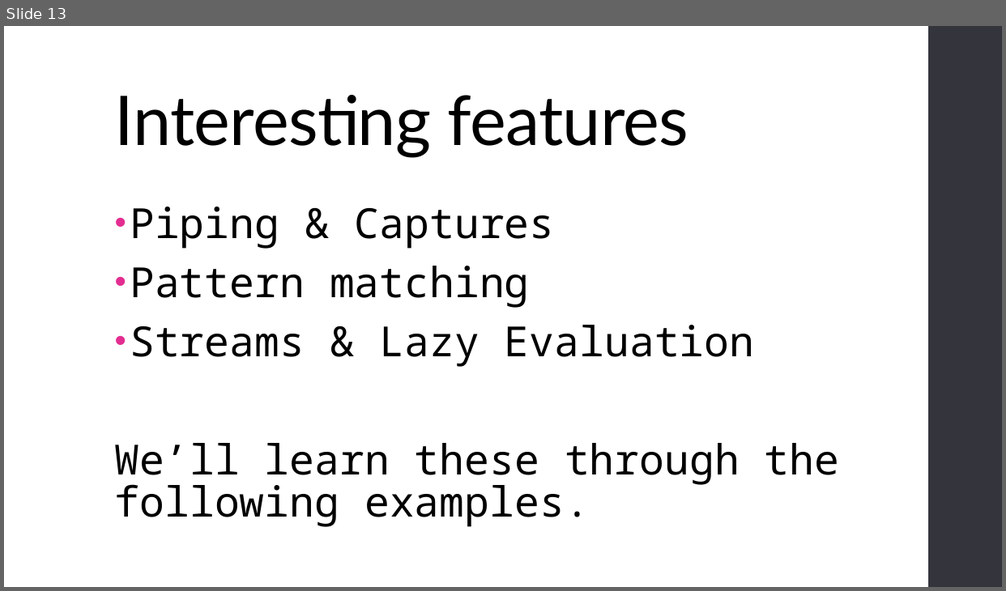
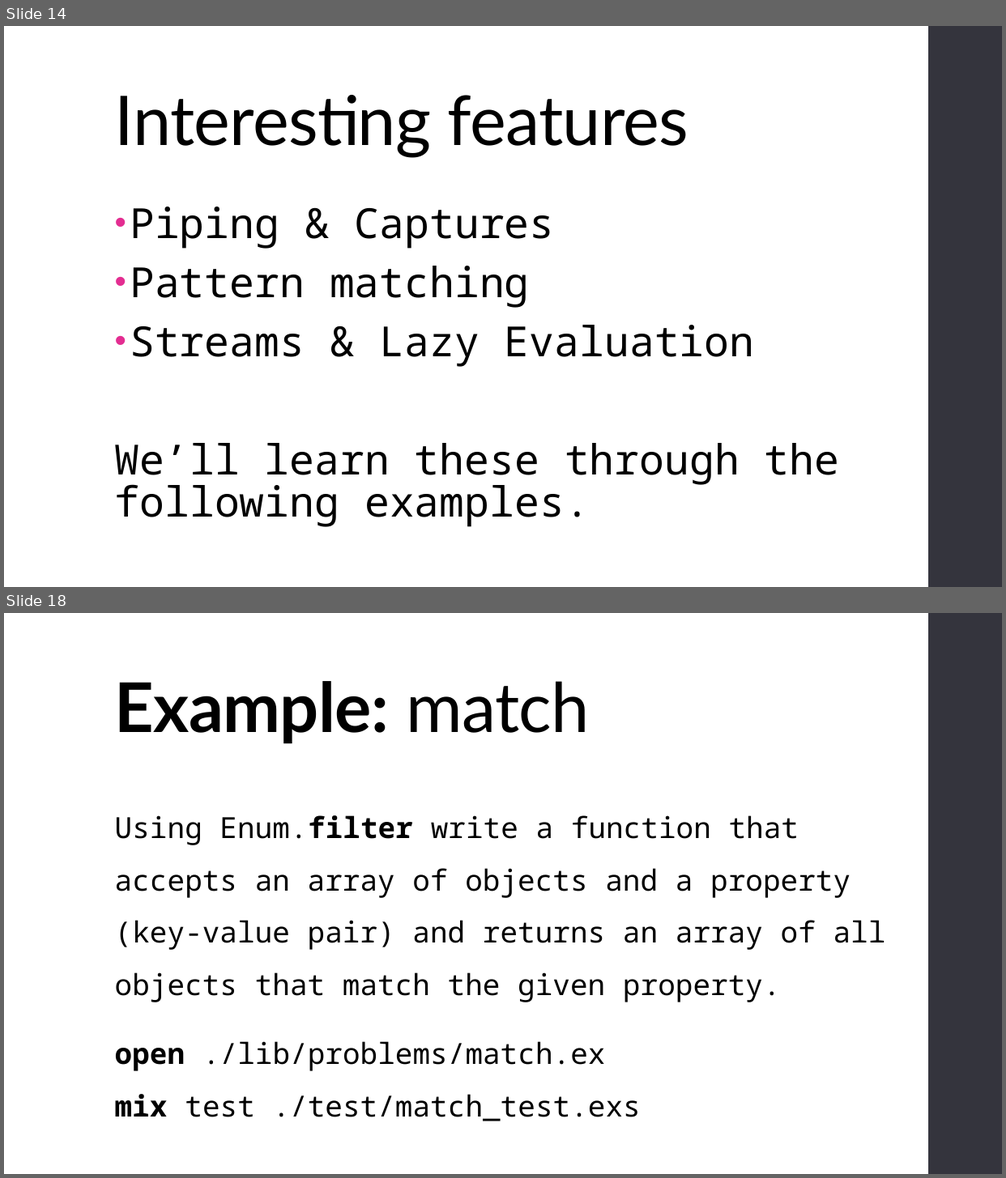
Before and after one commit to fp-uwa/intro-elixir, a slide deck: talk/slides.pptx. Shown one above the other, each under a label of ours: slide 13 before the commit, slides 14 and 18 after it; the slides between them are not shown. The pictures are 1006x591 and 1006x1178 pixels, drawn with LibreOffice and Linux fonts; fonts in the diff are those of the drawing. Boxes give left, top, right and bottom in pixels: in the first picture for what was removed or moved away, otherwise in the second. Text is boxed around its words. In the diff, an @@ line names an element or a change of style, - is before the commit and + after.

```diff
--- a/talk/slides.pptx
+++ b/talk/slides.pptx
@@ slide 18 added at <box>4,613,1002,1174</box>, background #FFFFFF; not listed: 1 template element that a slide beside it also shows @@
@@ title added at <box>115,681,589,744</box>, 66 pt, text #000000, bold @@
+Example: match
@@ text added at <box>115,815,886,1122</box>, 28 pt, text #000000 @@
+Using Enum.filter write a function that accepts an array of objects and a property (key-value pair) and returns an array of all objects that match the given property.
+open ./lib/problems/match.ex
+mix test ./test/match_test.exs
@@ what was slide 13 is now slide 14 @@
```
Also in this commit, not shown: 4 slides changed, 4 other slides added, 2 other files.
